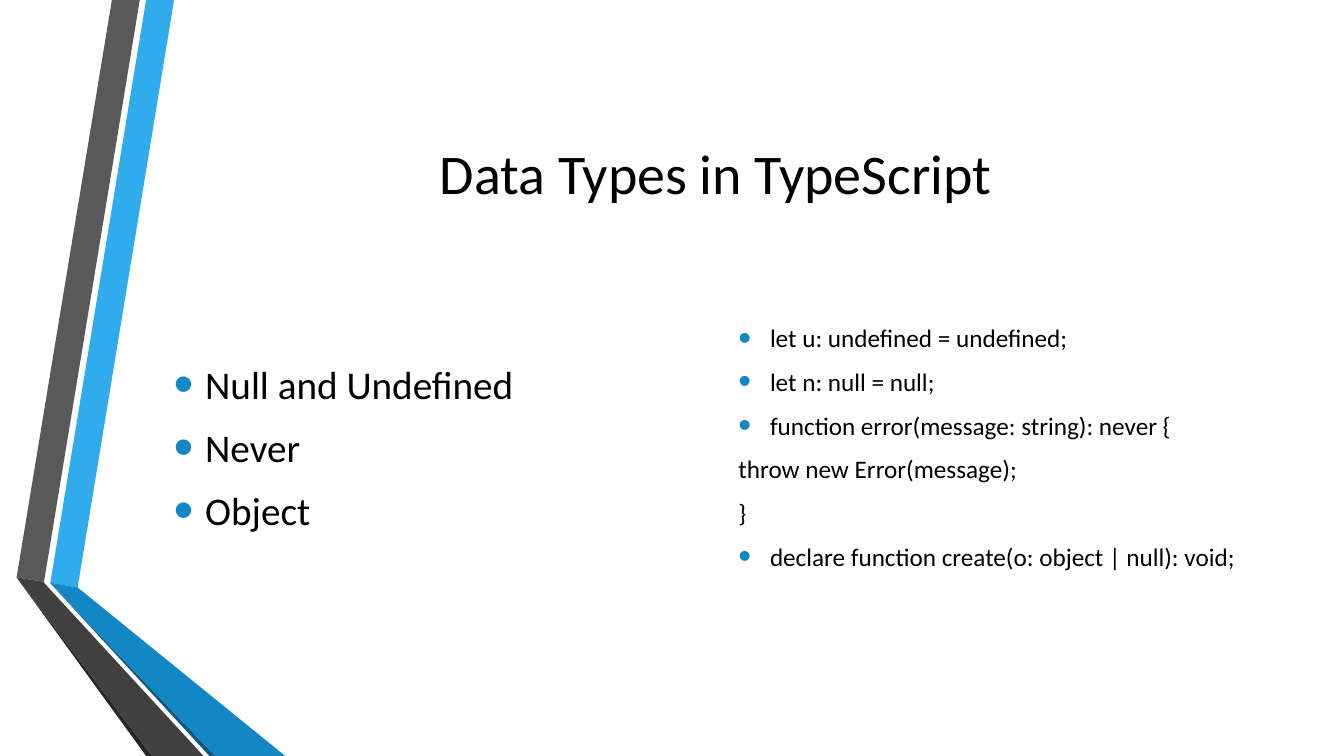
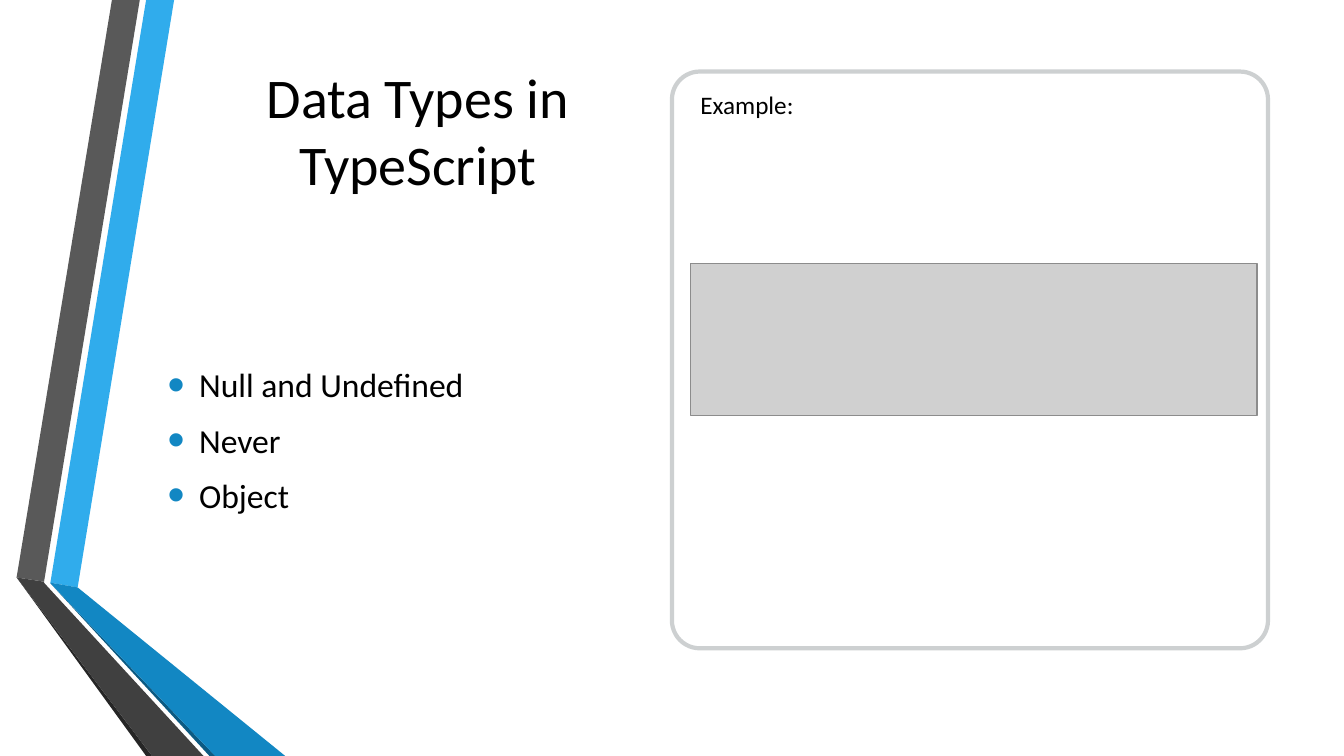
Before and after one commit to kalyank12/SoftwareParadigms, a slide deck: slide 20 of PPT/Group02-Component1.pptx. Drawn at 1344x756 pixels with LibreOffice and Linux fonts; fonts in the diff are those of the drawing; grey boxes stand for pictures; background and template pictures are left out. Boxes give left, top, right and bottom in pixels: in the first picture for what was removed or moved away, otherwise in the second. Text is boxed around its words. In the diff, an @@ line names an element or a change of style, - is before the commit and + after.

Commit message:
Add files via upload
Update with few slides contents and formatting of all slides

```diff
--- a/PPT/Group02-Component1.pptx
+++ b/PPT/Group02-Component1.pptx
@@ freeform shape removed at bbox=[50, 0, 174, 588] @@
@@ freeform shape added at bbox=[50, 0, 174, 588], fill #30ACEC @@
@@ title "Data Types in TypeScript" rewrapped from bbox=[440, 155, 992, 203] to bbox=[267, 79, 568, 194] @@
@@ rounded rectangle added at bbox=[673, 72, 1268, 648], fill #FFFFFF, outline #979D9F 3 pt @@
@@ text added at bbox=[700, 96, 793, 118], 18 pt, text #000000 @@
+Example:
@@ text "Null and Undefined" at bbox=[199, 373, 463, 514]: size 28 to 24 pt @@
@@ picture added at bbox=[691, 263, 1257, 415] @@
@@ text removed at bbox=[738, 329, 1234, 571] @@
-• let u: undefined = undefined;
-• let n: null = null;
-• function error(message: string): never {
-throw new Error(message);
-}
-• declare function create(o: object | null): void;
```
Also in this commit, not shown: 18 other slides changed.
